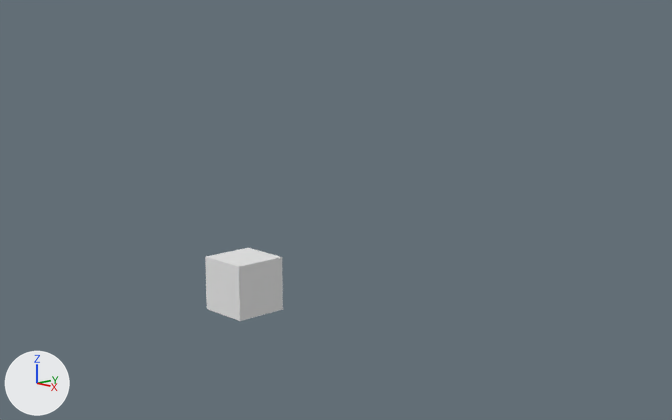
Two versions of the Blender file Code/BlenderProject/prototype.blend, one commit apart.
Rendered twice from a camera (50 mm lens) standing at (26.4, -20.4, 9.4) and looking at (-1.4, 6.0, 1.7). Lighting does not change. The marker at lower left points along +X, +Y and +Z.

Names of what the first picture shows: 'player'.
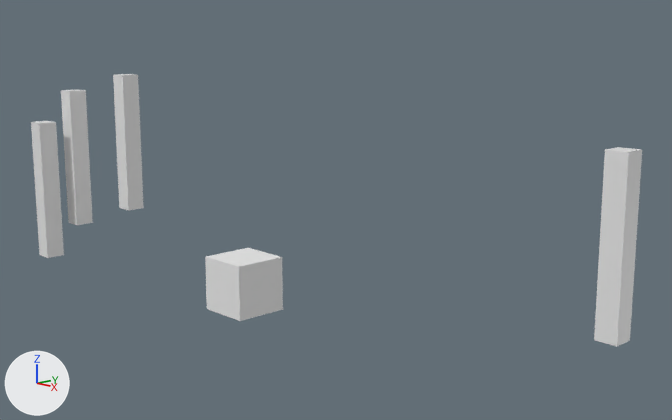
What differs and where, as boxes (x1, y1, x2, y2) in the pictures (672 x 420 px):
```json
{"object": "Tree", "change": "added", "after": [594, 147, 642, 346]}
{"object": "Tree.003", "change": "added", "after": [31, 121, 64, 258]}
{"object": "Tree.002", "change": "added", "after": [113, 74, 144, 210]}
{"object": "Tree.001", "change": "added", "after": [61, 89, 93, 225]}
```

The change, as JSON lines over the scene's bpy script:
```json
{"op": "add", "block": "me_cube_001", "code": ["me_cube_001 = bpy.data.meshes.new('Cube.001')", "me_cube_001.from_pydata(...)  # a box spanning x -1.0..1.0, y -1.0..1.0, z -1.0..1.0"]}
{"op": "add", "block": "ob_tree", "code": ["ob_tree = bpy.data.objects.new('Tree', me_cube_001)", "ob_tree.location = (10.28, 8.38, 1.77)", "ob_tree.scale = (0.448, 0.443, 3.4)"]}
{"op": "add", "block": "ob_tree_001", "code": ["ob_tree_001 = bpy.data.objects.new('Tree.001', me_cube_001.copy())", "ob_tree_001.location = (-16.91, 2.53, 2.68)", "ob_tree_001.scale = (0.448, 0.443, 3.4)"]}
{"op": "add", "block": "ob_tree_002", "code": ["ob_tree_002 = bpy.data.objects.new('Tree.002', me_cube_001.copy())", "ob_tree_002.location = (-15.05, 4.45, 3.46)", "ob_tree_002.scale = (0.448, 0.443, 3.4)"]}
{"op": "add", "block": "ob_tree_003", "code": ["ob_tree_003 = bpy.data.objects.new('Tree.003', me_cube_001.copy())", "ob_tree_003.location = (-17.22, 0.98, 1.17)", "ob_tree_003.scale = (0.448, 0.443, 3.4)"]}
```
